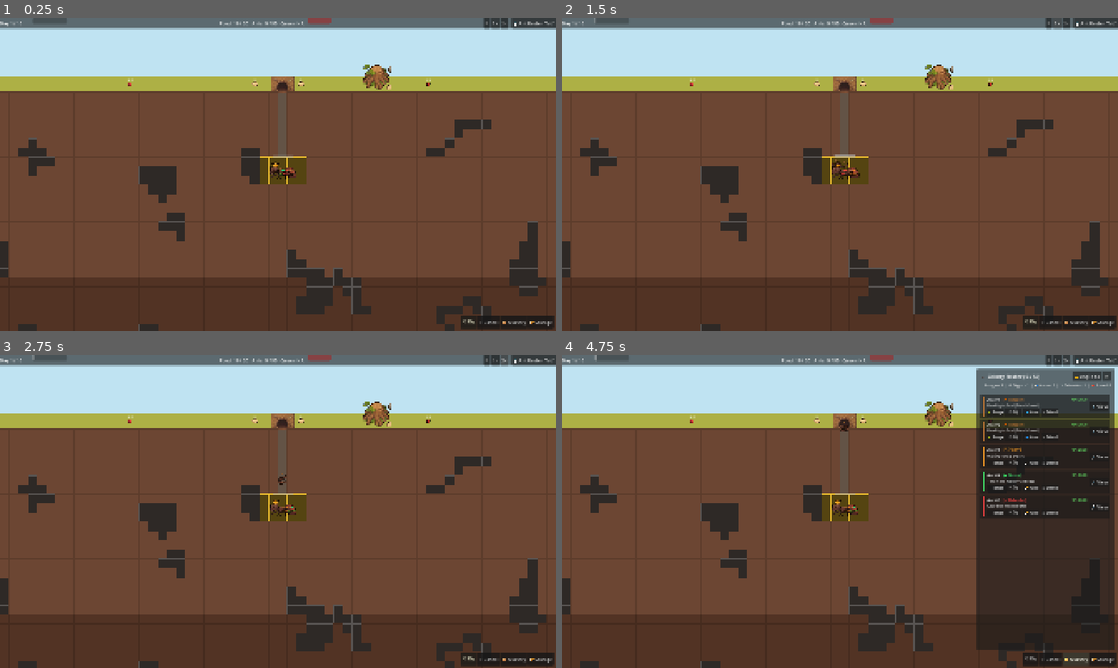
Above: before the commit, frames 1-4 (two rows, left to right).
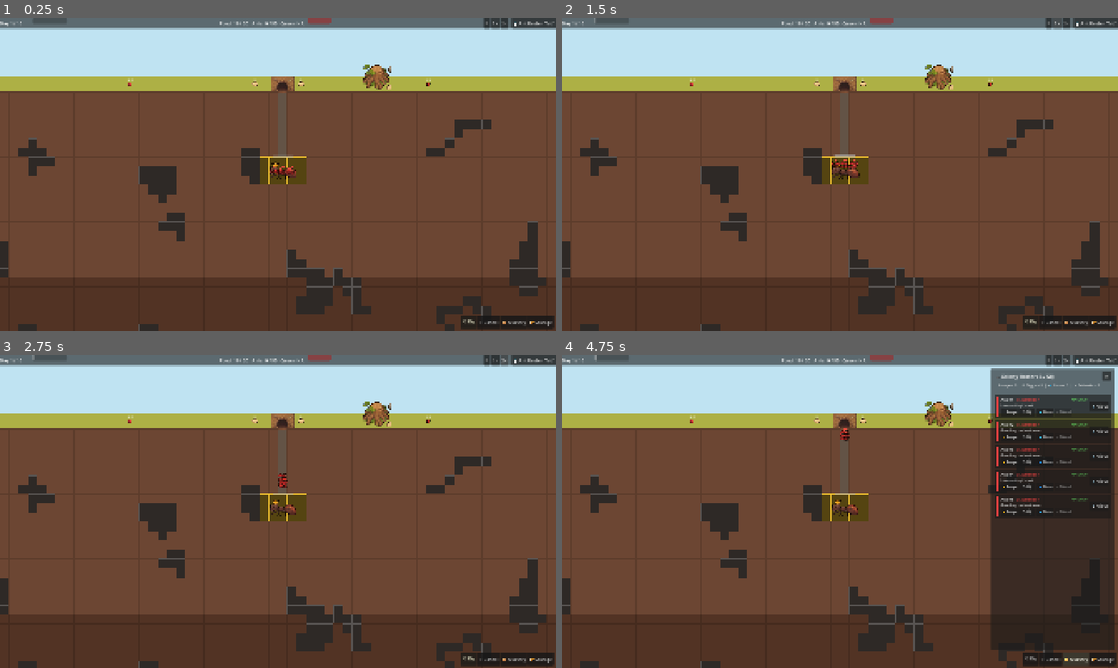
Above: after the commit, the same moments.

Repository: AslanMurzalin/Ant-Colony
Game: Godot game, scene res://scenes/main/main.tscn
Two runs of this game, one before a commit and one after it. Both use one fixed random seed, a clock stepped at 60 frames per second and the inputs below.
Inputs:
- Up to frame 1 (0.25 s): no input
- Up to frame 2 (1.5 s): click "⏸" at 0.5 s; click "1×" at 1.25 s
- Up to frame 3 (2.75 s): click "2×" at 2 s
- Up to frame 4 (4.75 s): click "📋 Ant Roster [Tab]" at 2.75 s; click "⛏ Dig" at 3.5 s; click "🥚 Nursery" at 4.25 s

The runs differ from the first frame. In frame 1, less than 0.1% of the frame differs, in the area x 47-54%, y 1-51%; in frame 2, 0.1%; in frame 3, less than 0.1%; in frame 4, 4.3%, in the area x 47-99%, y 1-95%.

Commit message:
feat(gameplay): ants born as defenders, disable auto role swap, blue forager color, 50pct food law for egg laying, fix shift+rmb selection popup

Diff:
--- a/scenes/main/main.tscn
+++ b/scenes/main/main.tscn
@@ -58,7 +58,7 @@
 
 [node name="SelectionController" type="Node2D" parent="." node_paths=PackedStringArray("selection_popup")]
 script = ExtResource("18_selection")
-selection_popup = NodePath("UILayer/SelectionPopup")
+selection_popup = NodePath("../UILayer/SelectionPopup")
 
 [node name="WeatherController" type="Node2D" parent="."]
 script = ExtResource("7_weather")
--- a/scenes/ui/selection_popup.tscn
+++ b/scenes/ui/selection_popup.tscn
@@ -45,28 +45,33 @@
 [node name="BtnForage" type="Button" parent="MarginContainer/VBoxContainer/RolesGrid"]
 layout_mode = 2
 size_flags_horizontal = 3
+custom_minimum_size = Vector2(85, 30)
 text = "🌾 Forage"
-theme_override_font_sizes/font_size = 11
+theme_override_font_sizes/font_size = 12
 
 [node name="BtnDig" type="Button" parent="MarginContainer/VBoxContainer/RolesGrid"]
 layout_mode = 2
 size_flags_horizontal = 3
+custom_minimum_size = Vector2(85, 30)
 text = "⛏ Dig"
-theme_override_font_sizes/font_size = 11
+theme_override_font_sizes/font_size = 12
 
 [node name="BtnNurse" type="Button" parent="MarginContainer/VBoxContainer/RolesGrid"]
 layout_mode = 2
 size_flags_horizontal = 3
+custom_minimum_size = Vector2(85, 30)
 text = "🍼 Nurse"
-theme_override_font_sizes/font_size = 11
+theme_override_font_sizes/font_size = 12
 
 [node name="BtnDefend" type="Button" parent="MarginContainer/VBoxContainer/RolesGrid"]
 layout_mode = 2
 size_flags_horizontal = 3
+custom_minimum_size = Vector2(85, 30)
 text = "⚔ Defend"
-theme_override_font_sizes/font_size = 11
+theme_override_font_sizes/font_size = 12
 
 [node name="BtnUnpin" type="Button" parent="MarginContainer/VBoxContainer"]
+visible = false
 layout_mode = 2
 text = "🔓 Unpin (Auto)"
 theme_override_font_sizes/font_size = 11
--- a/scripts/entities/ant_controller.gd
+++ b/scripts/entities/ant_controller.gd
@@ -7,7 +7,7 @@
 signal ant_state_changed(old_state: Enums.AntState, new_state: Enums.AntState)
 signal job_switched(old_job: Enums.JobType, new_job: Enums.JobType)
 
-@export var current_job: Enums.JobType = Enums.JobType.IDLE
+@export var current_job: Enums.JobType = Enums.JobType.DEFEND
 @export var state: Enums.AntState = Enums.AntState.IDLE
 @export var health: float = 20.0
 @export var move_speed: float = 45.0
@@ -108,13 +108,9 @@
 		queue_redraw()
 
 func request_job_transition() -> void:
-	if is_manually_pinned:
-		return
-	if state != Enums.AntState.IDLE:
-		return
-	var desired_job: Enums.JobType = TaskAllocationManager.request_job_for_ant(self)
-	if desired_job != current_job:
-		assign_job(desired_job)
+	# Roles are assigned explicitly by the player.
+	# Automatic background role swapping is disabled.
+	return
 
 func set_ant_state(new_state: Enums.AntState) -> void:
 	if new_state == state:
@@ -551,7 +547,7 @@
 	var tex_path: String = "res://assets/sprites_topdown/worker_forager.png"
 	match current_job:
 		Enums.JobType.FORAGE:
-			badge_color = Color(0.55, 0.35, 0.17, 1.0) # Brown
+			badge_color = Color(0.2, 0.55, 0.95, 1.0) # Blue
 			tex_path = "res://assets/sprites_topdown/worker_forager.png"
 		Enums.JobType.DIG:
 			badge_color = Color(0.9, 0.5, 0.13, 1.0) # Orange
--- a/scripts/entities/nursery_manager.gd
+++ b/scripts/entities/nursery_manager.gd
@@ -113,8 +113,7 @@
 	else:
 		add_child(ant)
 
-	var job: Enums.JobType = TaskAllocationManager.request_job_for_ant(ant)
-	ant.assign_job(job)
+	ant.assign_job(Enums.JobType.DEFEND)
 
 	GameManager.total_workers_alive += 1
 	GameManager.ants_born_today += 1
--- a/scripts/entities/queen_controller.gd
+++ b/scripts/entities/queen_controller.gd
@@ -103,12 +103,20 @@
 		GameManager.trigger_defeat("Queen died of starvation!")
 
 func attempt_lay_egg() -> void:
-	if not is_starving and GameManager.total_workers_alive < 50:
-		queen_laid_egg.emit()
-		var spawn_pos: Vector2 = global_position + Vector2(randf_range(-24.0, 24.0), 12.0)
-		var nursery = get_node_or_null("/root/NurseryManager")
-		if nursery != null and nursery.has_method("spawn_egg"):
-			nursery.spawn_egg(spawn_pos)
+	if is_starving or GameManager.total_workers_alive >= 50:
+		return
+
+	# Colony law: Queen cannot birth more ants unless stored food exceeds 50% capacity
+	if ResourceManager != null and ResourceManager.get_max_capacity() > 0:
+		var food_ratio: float = float(ResourceManager.stored_food) / float(ResourceManager.get_max_capacity())
+		if food_ratio <= 0.5:
+			return
+
+	queen_laid_egg.emit()
+	var spawn_pos: Vector2 = global_position + Vector2(randf_range(-24.0, 24.0), 12.0)
+	var nursery = get_node_or_null("/root/NurseryManager")
+	if nursery != null and nursery.has_method("spawn_egg"):
+		nursery.spawn_egg(spawn_pos)
 
 
 ## Returns current health as 0.0–1.0 ratio for HUD display.
--- a/scripts/grid/selection_controller.gd
+++ b/scripts/grid/selection_controller.gd
@@ -16,6 +16,10 @@
 
 func _ready() -> void:
 	z_index = 50
+	if selection_popup == null:
+		selection_popup = get_node_or_null("../UILayer/SelectionPopup") as SelectionPopup
+	if selection_popup == null:
+		selection_popup = get_tree().get_first_node_in_group("selection_popup") as SelectionPopup
 	if selection_popup != null:
 		selection_popup.role_chosen.connect(_on_role_chosen)
 		selection_popup.unpin_chosen.connect(_on_unpin_chosen)
@@ -26,20 +30,19 @@
 		var mouse_event: InputEventMouseButton = event as InputEventMouseButton
 		var is_shift: bool = mouse_event.shift_pressed or Input.is_key_pressed(KEY_SHIFT)
 
-		if mouse_event.button_index == MOUSE_BUTTON_RIGHT and is_shift:
-			if mouse_event.pressed:
+		if mouse_event.button_index == MOUSE_BUTTON_RIGHT:
+			if mouse_event.pressed and is_shift:
 				is_box_selecting = true
 				selection_start_world = get_global_mouse_position()
 				selection_curr_world = selection_start_world
 				queue_redraw()
 				get_viewport().set_input_as_handled()
-			else:
-				if is_box_selecting:
-					is_box_selecting = false
-					selection_curr_world = get_global_mouse_position()
-					queue_redraw()
-					_finish_selection()
-					get_viewport().set_input_as_handled()
+			elif not mouse_event.pressed and is_box_selecting:
+				is_box_selecting = false
+				selection_curr_world = get_global_mouse_position()
+				queue_redraw()
+				_finish_selection()
+				get_viewport().set_input_as_handled()
 
 		elif mouse_event.button_index == MOUSE_BUTTON_LEFT and mouse_event.pressed:
 			# If user clicks LMB somewhere while popup is open, close popup if not clicking inside it
@@ -93,12 +96,12 @@
 	for node in workers:
 		if is_instance_valid(node) and node is AntController:
 			var ant: AntController = node as AntController
-			# If dragged box is small (< 8px), do point/radius check near click
-			if size.x < 8.0 and size.y < 8.0:
-				if ant.global_position.distance_to(selection_curr_world) <= 24.0:
+			# If dragged box is small, do radius check near click
+			if size.x < 16.0 and size.y < 16.0:
+				if ant.global_position.distance_to(selection_curr_world) <= 32.0 or ant.global_position.distance_to(selection_start_world) <= 32.0:
 					selected_ants.append(ant)
 			else:
-				if select_rect.has_point(ant.global_position):
+				if select_rect.grow(4.0).has_point(ant.global_position):
 					selected_ants.append(ant)
 
 	for ant in selected_ants:
@@ -106,6 +109,10 @@
 
 	if not selected_ants.is_empty():
 		ants_selected.emit(selected_ants)
+		if selection_popup == null:
+			selection_popup = get_node_or_null("../UILayer/SelectionPopup") as SelectionPopup
+		if selection_popup == null:
+			selection_popup = get_tree().get_first_node_in_group("selection_popup") as SelectionPopup
 		if selection_popup != null:
 			var screen_pos: Vector2 = get_viewport().get_mouse_position()
 			selection_popup.open_at(screen_pos, selected_ants.size())
--- a/scripts/main/main.gd
+++ b/scripts/main/main.gd
@@ -46,7 +46,6 @@
 		ant.ant_id = GameManager.get_next_ant_id()
 		ant.position = spawn_center + Vector2((float(i) - 2.0) * 16.0, 10.0)
 		ants_container.add_child(ant)
-		var job: Enums.JobType = TaskAllocationManager.request_job_for_ant(ant)
-		ant.assign_job(job)
+		ant.assign_job(Enums.JobType.DEFEND)
 
 	GameManager.total_workers_alive = count
--- a/scripts/ui/ant_roster_controller.gd
+++ b/scripts/ui/ant_roster_controller.gd
@@ -15,7 +15,7 @@
 const REFRESH_INTERVAL: float = 0.3
 
 const JOB_COLORS: Dictionary = {
-	Enums.JobType.FORAGE: Color(0.72, 0.45, 0.20),
+	Enums.JobType.FORAGE: Color(0.25, 0.65, 1.0), # Blue
 	Enums.JobType.DIG:    Color(0.95, 0.60, 0.15),
 	Enums.JobType.NURSE:  Color(0.25, 0.85, 0.40),
 	Enums.JobType.DEFEND: Color(0.90, 0.25, 0.25),
@@ -35,10 +35,7 @@
 	if _close_btn != null:
 		_close_btn.pressed.connect(close_roster)
 	if _unpin_all_btn != null:
-		_unpin_all_btn.pressed.connect(func() -> void:
-			TaskAllocationManager.unpin_all_ants()
-			refresh_roster()
-		)
+		_unpin_all_btn.visible = false
 
 func _input(event: InputEvent) -> void:
 	if event is InputEventKey and event.pressed and not event.echo:
@@ -90,20 +87,16 @@
 		Enums.JobType.DEFEND: 0,
 		Enums.JobType.IDLE: 0
 	}
-	var pinned_count: int = 0
 	for w in workers:
 		var j: Enums.JobType = w.current_job
 		counts[j] = counts.get(j, 0) + 1
-		if w.is_manually_pinned:
-			pinned_count += 1
 
 	if _summary_label != null:
-		_summary_label.text = "🌾 Foragers: %d  |  ⛏ Diggers: %d  |  🍼 Nurses: %d  |  ⚔ Defenders: %d  |  📌 Pinned: %d" % [
+		_summary_label.text = "🌾 Foragers: %d  |  ⛏ Diggers: %d  |  🍼 Nurses: %d  |  ⚔ Defenders: %d" % [
 			counts[Enums.JobType.FORAGE],
 			counts[Enums.JobType.DIG],
 			counts[Enums.JobType.NURSE],
-			counts[Enums.JobType.DEFEND],
-			pinned_count
+			counts[Enums.JobType.DEFEND]
 		]
 
 	# Rebuild rows efficiently
@@ -165,8 +158,7 @@
 	top_line.add_child(name_lbl)
 
 	var job_lbl: Label = Label.new()
-	var pin_str: String = " 📌" if ant.is_manually_pinned else ""
-	job_lbl.text = " [%s%s]" % [JOB_NAMES.get(ant.current_job, "Worker"), pin_str]
+	job_lbl.text = " [%s]" % JOB_NAMES.get(ant.current_job, "Worker")
 	job_lbl.modulate = JOB_COLORS.get(ant.current_job, Color.WHITE)
 	job_lbl.add_theme_font_size_override("font_size", 13)
 	top_line.add_child(job_lbl)
@@ -213,23 +205,12 @@
 		r_btn.tooltip_text = "Directly assign: %s" % JOB_NAMES.get(role, "")
 		r_btn.custom_minimum_size = Vector2(58, 22)
 		r_btn.add_theme_font_size_override("font_size", 11)
-		if ant.current_job == role and ant.is_manually_pinned:
+		if ant.current_job == role:
 			r_btn.disabled = true
 		r_btn.pressed.connect(func() -> void:
 			_assign_role_to_ant(ant, role)
 		)
 		actions_hbox.add_child(r_btn)
-
-	if ant.is_manually_pinned:
-		var unpin_btn: Button = Button.new()
-		unpin_btn.text = "🔓 Auto"
-		unpin_btn.tooltip_text = "Unpin — return to slider auto-allocation"
-		unpin_btn.custom_minimum_size = Vector2(52, 22)
-		unpin_btn.add_theme_font_size_override("font_size", 11)
-		unpin_btn.pressed.connect(func() -> void:
-			_unpin_ant(ant)
-		)
-		actions_hbox.add_child(unpin_btn)
 
 	# View button on the right
 	var view_btn: Button = Button.new()
--- a/scripts/ui/selection_popup.gd
+++ b/scripts/ui/selection_popup.gd
@@ -17,6 +17,7 @@
 @onready var _btn_unpin: Button = $MarginContainer/VBoxContainer/BtnUnpin
 
 func _ready() -> void:
+	add_to_group("selection_popup")
 	hide()
 	if _close_btn != null:
 		_close_btn.pressed.connect(_on_close_pressed)
--- a/scripts/ui/top_bar_hud.gd
+++ b/scripts/ui/top_bar_hud.gd
@@ -91,11 +91,7 @@
 func _update_ants_label(alive: int = -1) -> void:
 	if alive < 0:
 		alive = GameManager.total_workers_alive
-	var pinned: int = TaskAllocationManager.get_pinned_ant_count()
-	if pinned > 0:
-		_ants_label.text = "Ants: %d / 50 (📌%d)" % [alive, pinned]
-	else:
-		_ants_label.text = "Ants: %d / 50" % alive
+	_ants_label.text = "Ants: %d / 50" % alive
 
 # ── Refresh helpers ──────────────────────────────────────────────────────────
 
